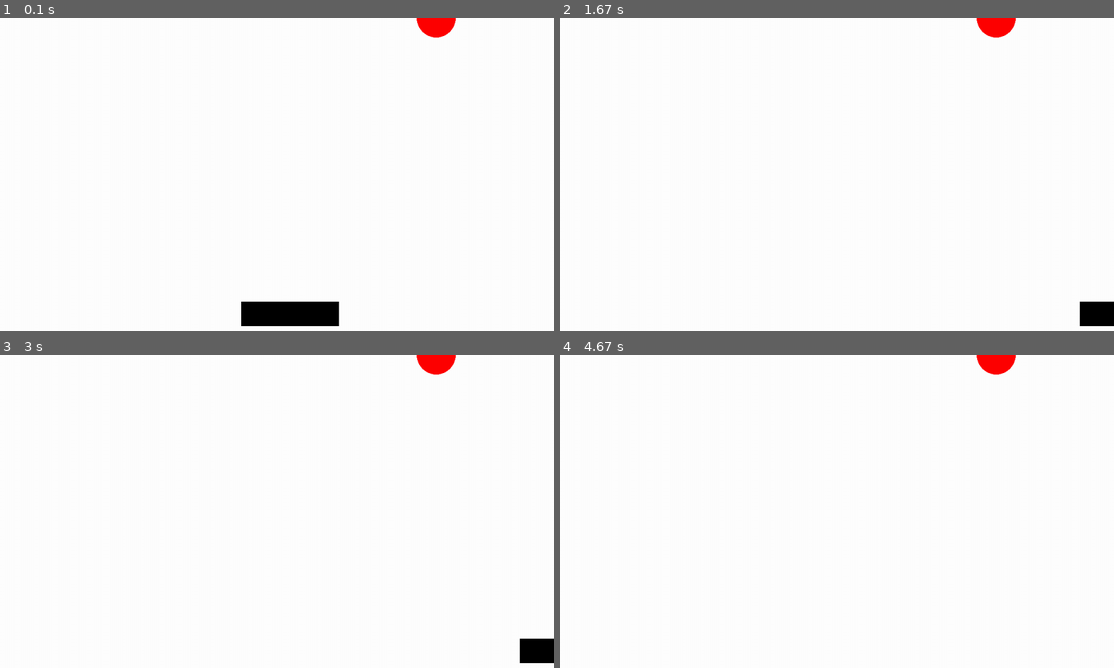
Above: before the commit, frames 1-4 (two rows, left to right).
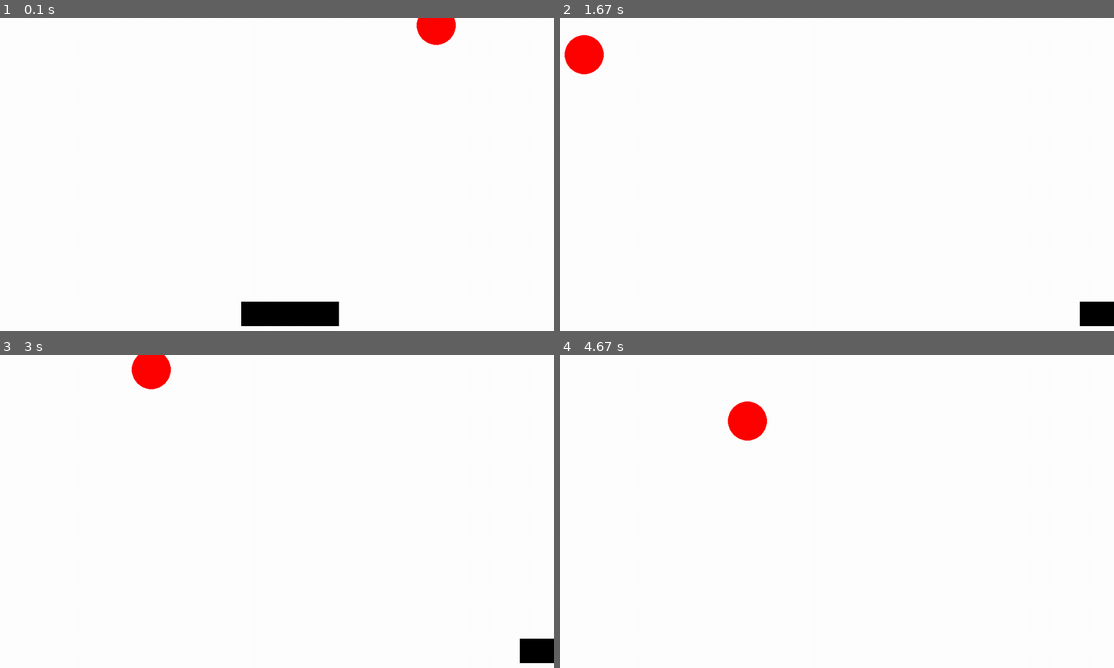
Above: after the commit, the same moments.

Repository: 100ballovby/tuesday_start_5PM_2122
Game: pygame game, started from 20_lesson_1502/00.py
The game is run twice, just before and just after one commit, with the same random seed, the same clock (stepped at 60 frames per second) and the same inputs.
Inputs:
- Up to frame 1 (0.1 s): no input
- Up to frame 2 (1.67 s): hold Right 0.33-0.8 s; hold Right 0.83-1.3 s; hold Left from 1.33 s (still down)
- Up to frame 3 (3 s): release Left at 1.87 s; hold Left 1.9-2.3 s; hold Right 2.33-2.97 s
- Up to frame 4 (4.67 s): hold Left 3-3.47 s; hold Right 3.5-3.97 s; hold Right 4-4.47 s; hold Left from 4.5 s (still down)

The runs differ from the first frame. In frame 1, 0.2% of the frame differs, in the area x 75-83%, y 0-9%; in frame 2, 1.1%, in the area x 0-83%, y 0-18%; in frame 3, 1.0%; in frame 4, 1.1%.

Commit message:
Adding ball moving

Diff:
--- a/20_lesson_1502/00.py
+++ b/20_lesson_1502/00.py
@@ -37,3 +37,9 @@
         player_x -= 30
     if keys[pg.K_RIGHT]:
         player_x += 30
+
+    # движение шарика
+    enemy_y += 15
+    if enemy_y > H:
+        enemy_y = 0
+        enemy_x = randint(0, W)
